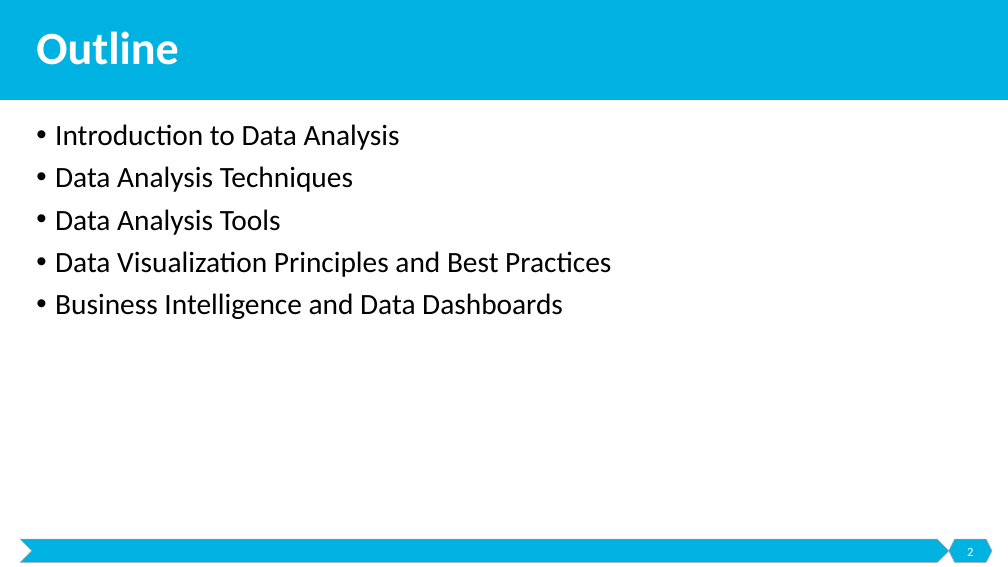
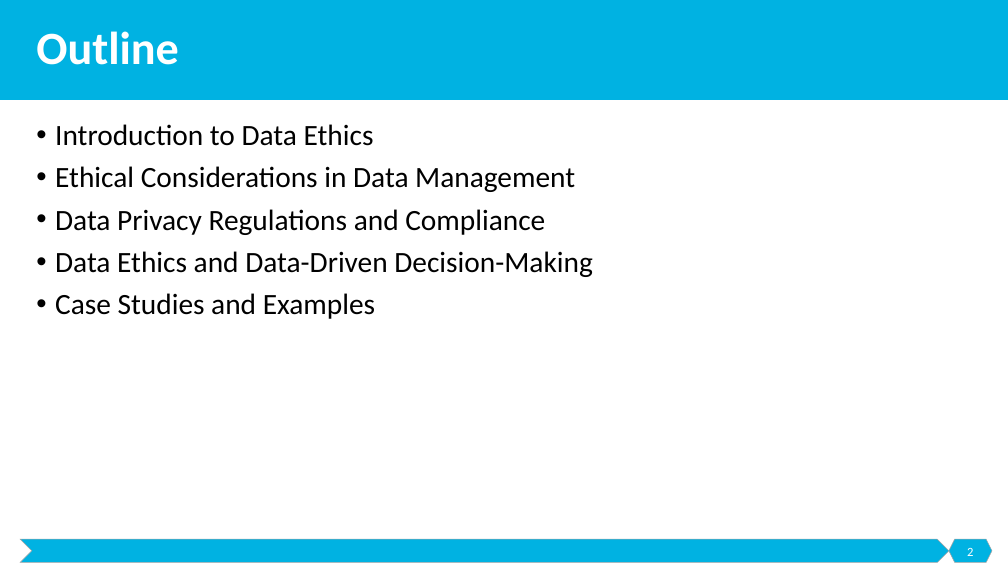
Before and after one commit to malenezi/malenezi, a slide deck: slide 2 of IS466/Lectures/7-DEP/Data Ethics and Privacy.pptx. Drawn at 1008x567 pixels with LibreOffice and Linux fonts; fonts in the diff are those of the drawing. Boxes give left, top, right and bottom in pixels: in the first picture for what was removed or moved away, otherwise in the second. Text is boxed around its words. In the diff, an @@ line names an element or a change of style, - is before the commit and + after.

```diff
--- a/IS466/Lectures/7-DEP/Data Ethics and Privacy.pptx
+++ b/IS466/Lectures/7-DEP/Data Ethics and Privacy.pptx
@@ text at box(55, 124, 592, 319): text changed @@
-• Introduction to Data Analysis
-• Data Analysis Techniques
-• Data Analysis Tools
-• Data Visualization Principles and Best Practices
-• Business Intelligence and Data Dashboards
+• Introduction to Data Ethics
+• Ethical Considerations in Data Management
+• Data Privacy Regulations and Compliance
+• Data Ethics and Data-Driven Decision-Making
+• Case Studies and Examples
```
Also in this commit, not shown: 2 other slides changed, 52 slides added, 2 other files.
